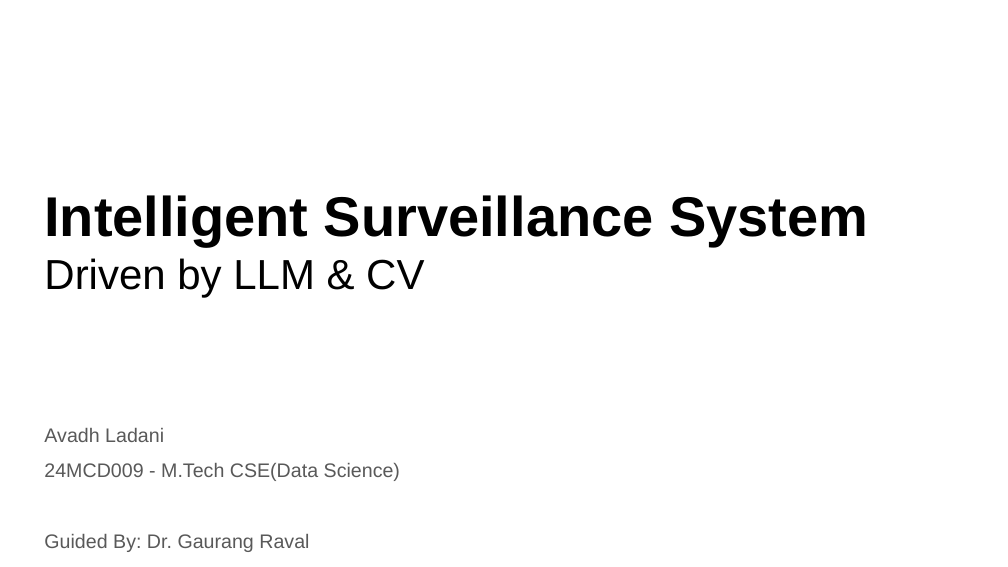
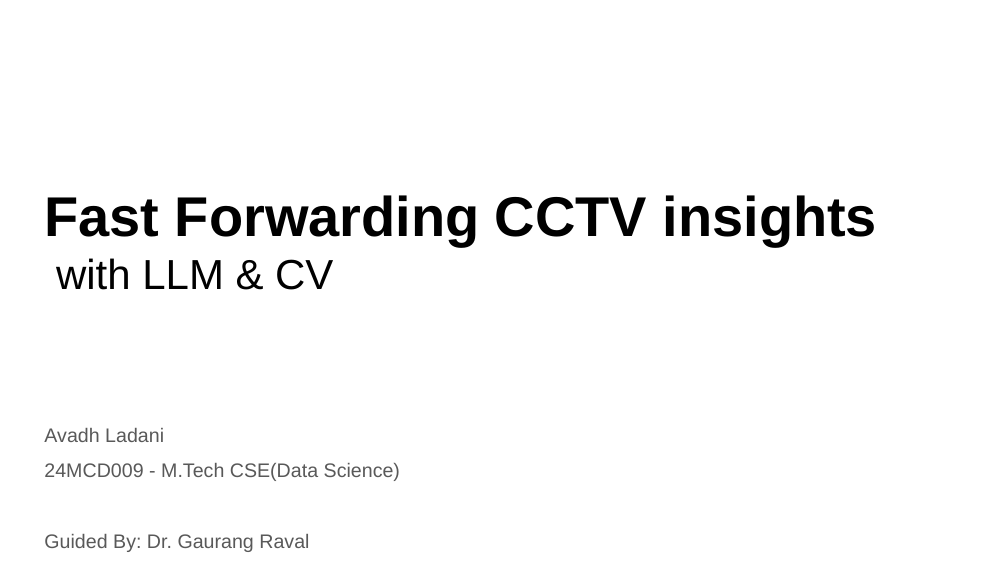
Before and after one commit to Avadh-Ladani-0/vForensIQ, a slide deck: slide 1 of Report/MP_24MCD009.pptx. Drawn at 1008x567 pixels with LibreOffice and Linux fonts; fonts in the diff are those of the drawing. Boxes give left, top, right and bottom in pixels: in the first picture for what was removed or moved away, otherwise in the second. Text is boxed around its words. In the diff, an @@ line names an element or a change of style, - is before the commit and + after.

```diff
--- a/Report/MP_24MCD009.pptx
+++ b/Report/MP_24MCD009.pptx
@@ title at [44,195,877,290]: text changed @@
-Intelligent Surveillance System
-Driven by LLM & CV
+Fast Forwarding CCTV insights
+with LLM & CV
```
Also in this commit, not shown: 14 other slides changed, 3 slides added, 17 other files.
